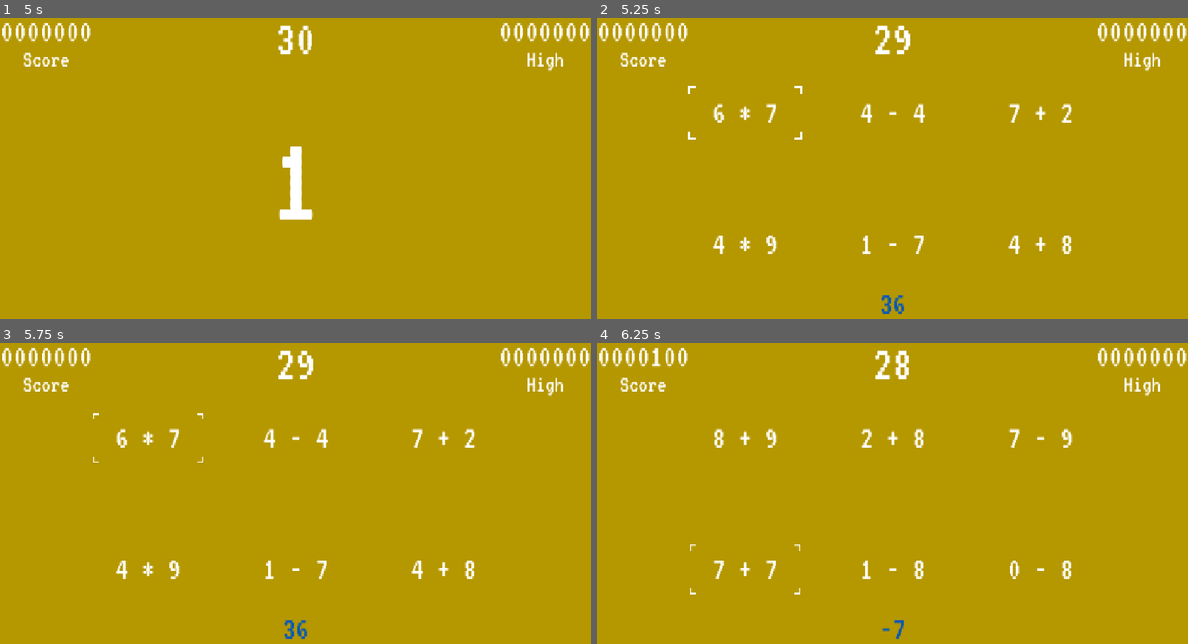
Above: before the commit, frames 1-4 (two rows, left to right).
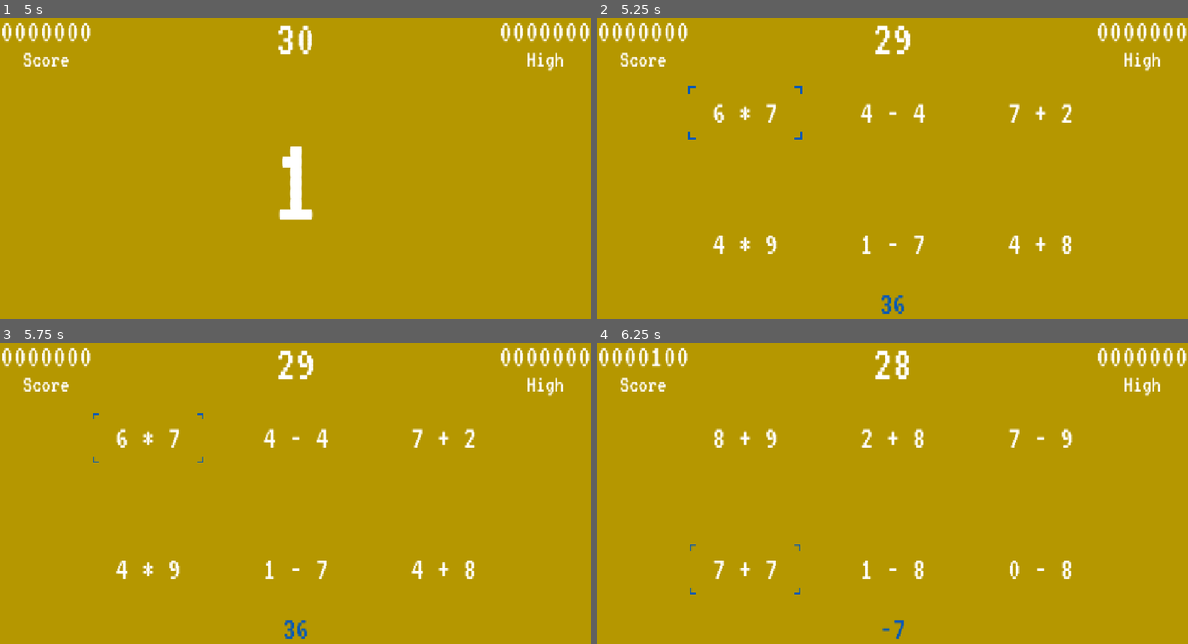
Above: after the commit, the same moments.

Repository: sdepouw/mathematics-and-cheese
Game: Godot game, scene res://Scenes/Root/root.tscn
The game is run twice, just before and just after one commit, with the same random seed, the same clock (stepped at 60 frames per second) and the same inputs.
Inputs (mouse positions are in pixels of both pictures, inside the frame that each line leads up to):
- Up to frame 1 (5 s): tap Enter at 0.5, 2.75 s; move the mouse to (425, 162) at 0.52 s; hold D (move_right) 0.53-1.28 s; tap Space (shoot) at 0.6, 1.25, 1.35, 2.85, 3.5, 3.6, 4.35 s; click (425, 162) at 0.67 s; move the mouse to (177, 195) at 1.27 s; hold S (move_down) 1.28-2 s; click "Play" at 2 s; move the mouse to (354, 108) at 2.77 s; hold D (move_right) 2.78-3.53 s; move the mouse to (265, 246) at 3.52 s; hold W (move_up) 3.53-4.28 s; click (265, 246) at 3.67 s; move the mouse to (472, 228) at 4.27 s; hold A (move_left) from 4.28 s (still down)
- Up to frame 2 (5.25 s): keep holding A (move_left); tap Enter at 5 s; move the mouse to (715, 129) at 5.02 s; tap Space (shoot) at 5.1 s
- Up to frame 3 (5.75 s): keep holding A (move_left)
- Up to frame 4 (6.25 s): tap Space (shoot) at 5.75, 5.85 s; move the mouse to (922, 505) at 5.77 s; release A (move_left) at 5.78 s; hold S (move_down) from 5.78 s (still down); click (922, 505) at 5.92 s

Frame 1 is identical in both runs. In frame 2, less than 0.1% of the frame differs, in the area x 15-35%, y 22-41%; in frame 3, less than 0.1%; in frame 4, less than 0.1%.

Commit message:
Make cursor blue

Diff:
--- a/Game/Scenes/Game/game.tscn
+++ b/Game/Scenes/Game/game.tscn
@@ -148,10 +148,11 @@
 
 [node name="Reticle" type="AnimatedSprite2D" parent="." groups=["GamePieces"]]
 visible = false
+modulate = Color(0, 0.341176, 0.72549, 1)
 sprite_frames = SubResource("SpriteFrames_xfil1")
 animation = &"blinking"
 autoplay = "blinking"
-frame_progress = 0.740405
+frame_progress = 0.779093
 
 [connection signal="game_ended" from="GameEvents" to="." method="_on_game_ended"]
 [connection signal="game_ended" from="GameEvents" to="HUD" method="_on_game_ended"]
